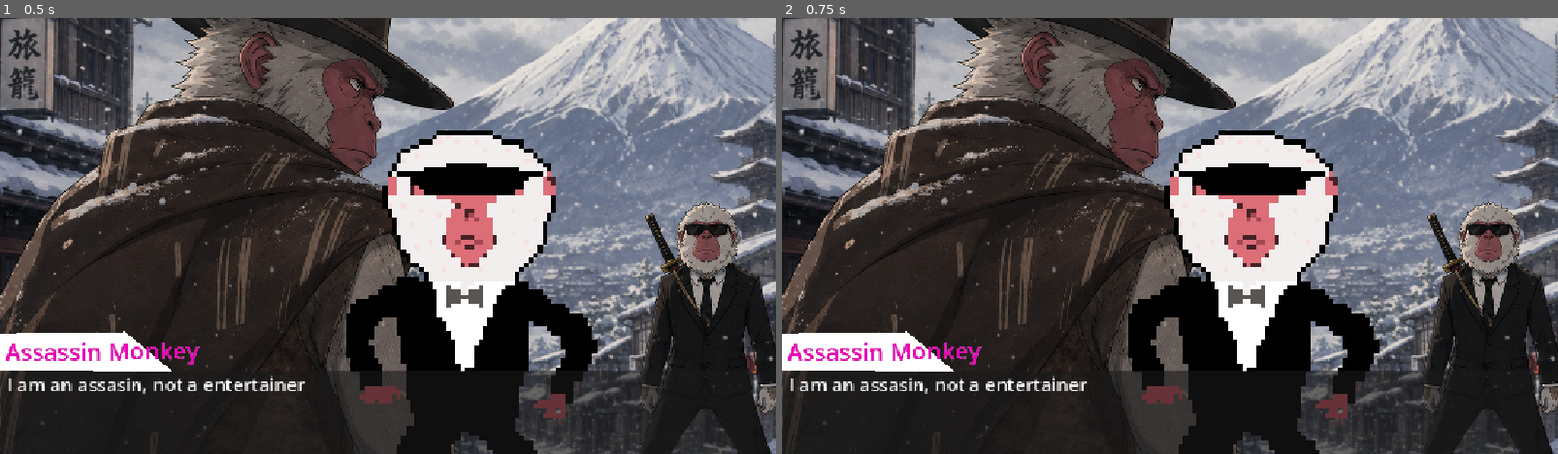
Above: before the commit, frames 1-2 (left to right).
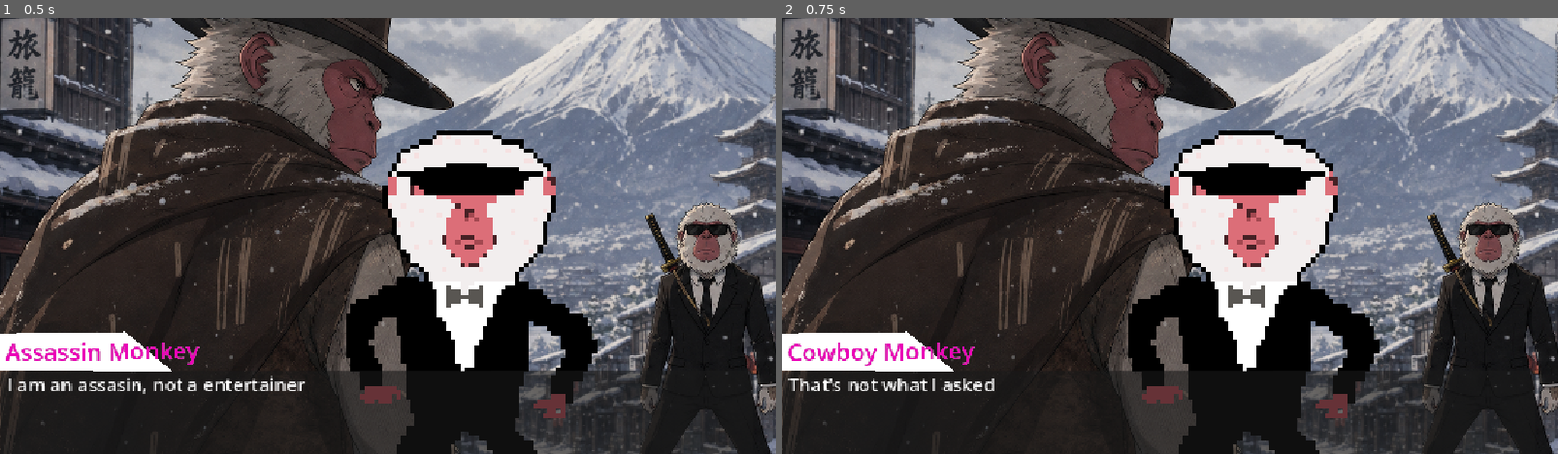
Above: after the commit, the same moments.

Repository: sDANTOSO/apocalypse-monkey
Game: Godot game, scene res://Scenes/node_2d.tscn
Two runs of this game, one before a commit and one after it. Both use one fixed random seed, a clock stepped at 60 frames per second and the inputs below. This scene is started directly instead of the project's main scene.
Inputs (mouse positions are in pixels of both pictures, inside the frame that each line leads up to):
- Up to frame 1 (0.5 s): no input
- Up to frame 2 (0.75 s): tap Enter at 0.5 s; move the mouse to (1340, 214) at 0.52 s; press the mouse at (1340, 214) at 0.53 s; hold Right from 0.53 s (still down)

Frame 1 is identical in both runs. In frame 2, 1.2% of the frame differs, in the area x 0-40%, y 74-87%.

Commit message:
visal novel structure works yayay

Diff:
--- a/apocalypse-monkeyy/Scenes/node_2d.gd
+++ b/apocalypse-monkeyy/Scenes/node_2d.gd
@@ -2,6 +2,7 @@
 
 @onready var character_Test = %Character_Test
 @onready var dialog_ui = %"Dialoge UI"
+var dialog_index : int = 0
 
 const dialog_lines : Array[String] = [
 	"Assassin Monkey: I am an assasin, not a entertainer",
@@ -9,9 +10,15 @@
 ]
 
 # Called when the node enters the scene tree for the first time.
-func _ready() -> void:
-	process_line(parse_line(dialog_lines[0]))
+func _ready():
+	dialog_index = 0
+	process_current_line()
 
+func _input(event):
+	if event.is_action_pressed("next_line"):
+		if dialog_index < len(dialog_lines) - 1:
+			dialog_index += 1
+			process_current_line()
 
 func parse_line(line: String) -> Dictionary:
 	var line_info = line.split(":")
@@ -21,6 +28,7 @@
 		"dialog_line": line_info[1]
 	}
 
-func process_line(line_info: Dictionary) -> void:
+func process_current_line():
+	var line_info = parse_line(dialog_lines[dialog_index])
 	dialog_ui.speaker_name.text = line_info["speaker_name"]
 	dialog_ui.dialog_line.text = line_info["dialog_line"]
--- a/apocalypse-monkeyy/project.godot
+++ b/apocalypse-monkeyy/project.godot
@@ -24,6 +24,16 @@
 
 enabled=PackedStringArray("res://addons/godot_super-wakatime/plugin.cfg")
 
+[input]
+
+next_line={
+"deadzone": 0.2,
+"events": [Object(InputEventMouseButton,"resource_local_to_scene":false,"resource_name":"","device":-1,"window_id":0,"alt_pressed":false,"shift_pressed":false,"ctrl_pressed":false,"meta_pressed":false,"button_mask":1,"position":Vector2(978, 25),"global_position":Vector2(997, 121),"factor":1.0,"button_index":1,"canceled":false,"pressed":true,"double_click":false,"script":null)
+, Object(InputEventKey,"resource_local_to_scene":false,"resource_name":"","device":-1,"window_id":0,"alt_pressed":false,"shift_pressed":false,"ctrl_pressed":false,"meta_pressed":false,"pressed":false,"keycode":0,"physical_keycode":4194309,"key_label":0,"unicode":0,"location":0,"echo":false,"script":null)
+, Object(InputEventKey,"resource_local_to_scene":false,"resource_name":"","device":-1,"window_id":0,"alt_pressed":false,"shift_pressed":false,"ctrl_pressed":false,"meta_pressed":false,"pressed":false,"keycode":0,"physical_keycode":32,"key_label":0,"unicode":32,"location":0,"echo":false,"script":null)
+]
+}
+
 [physics]
 
 3d/physics_engine="Jolt Physics"
